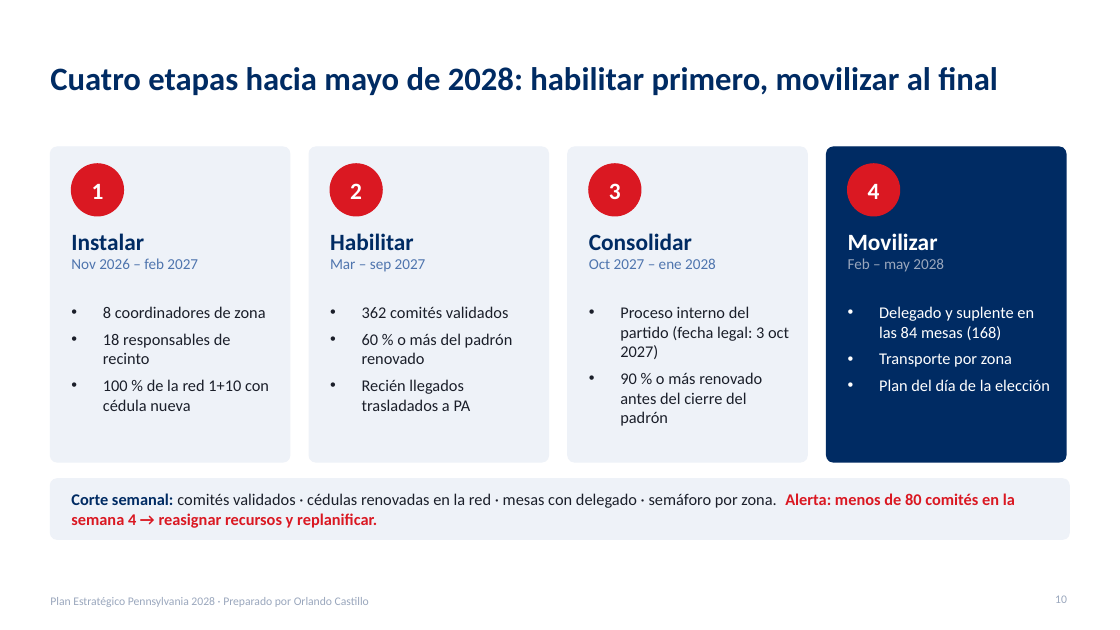
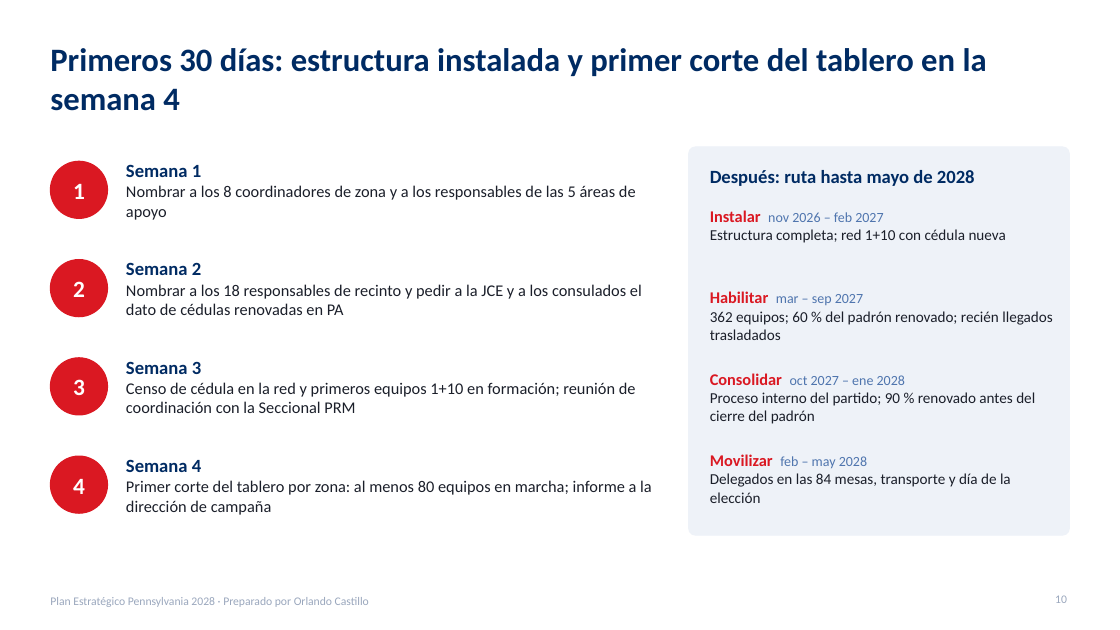
Before and after one commit to rcastillo9556/pdf-toolkit, a slide deck: slide 10 of presentaciones/Plan_Estrategico_Pennsylvania_2028.pptx. Drawn at 1120x630 pixels with LibreOffice and Linux fonts; fonts in the diff are those of the drawing. Boxes give left, top, right and bottom in pixels: in the first picture for what was removed or moved away, otherwise in the second. Text is boxed around its words. In the diff, an @@ line names an element or a change of style, - is before the commit and + after.

```diff
--- a/presentaciones/Plan_Estrategico_Pennsylvania_2028.pptx
+++ b/presentaciones/Plan_Estrategico_Pennsylvania_2028.pptx
@@ title at box(50, 48, 987, 111): text changed @@
-Cuatro etapas hacia mayo de 2028: habilitar primero, movilizar al final
+Primeros 30 días: estructura instalada y primer corte del tablero en la semana 4
@@ rounded rectangle removed at box(50, 147, 290, 462) @@
@@ rounded rectangle removed at box(309, 147, 549, 462) @@
@@ rounded rectangle: place and size @@
-rounded rectangle at box(568, 147, 807, 462)
+rounded rectangle at box(689, 147, 1070, 535)
@@ rounded rectangle at box(689, 147, 1070, 535): proportions changed @@
@@ rounded rectangle removed at box(827, 147, 1066, 462) @@
@@ text "1": place and size @@
-text "1" at box(92, 184, 104, 199)
+text "1" at box(73, 184, 85, 199)
@@ ellipse: place and size @@
-ellipse at box(71, 164, 124, 216)
+ellipse at box(50, 161, 108, 218)
@@ text added at box(126, 164, 636, 220), 14 pt, text #1B1F2A @@
+Semana 1
+Nombrar a los 8 coordinadores de zona y a los responsables de las 5 áreas de apoyo
@@ text at box(710, 170, 975, 186): text changed; size 13 to 16 pt; text colour #4F75AE to #002B63; bold on @@
-Consolidar
-Oct 2027 – ene 2028
+Después: ruta hasta mayo de 2028
@@ text "Después: ruta hasta mayo de ..." at box(710, 170, 975, 186): vertical alignment top to middle @@
@@ text removed at box(71, 233, 198, 269) @@
-Instalar
-Nov 2026 – feb 2027
@@ text removed at box(330, 233, 426, 272) @@
-Habilitar
-Mar – sep 2027
@@ text added at box(710, 210, 1006, 243), 13 pt, text #1B1F2A @@
+Instalar nov 2026 – feb 2027
+Estructura completa; red 1+10 con cédula nueva
@@ text removed at box(848, 233, 944, 272) @@
-Movilizar
-Feb – may 2028
@@ text "2": place and size @@
-text "2" at box(350, 183, 362, 199)
+text "2" at box(73, 281, 85, 297)
@@ ellipse: place and size @@
-ellipse at box(848, 164, 900, 216)
+ellipse at box(50, 260, 108, 317)
@@ text added at box(126, 262, 642, 315), 14 pt, text #1B1F2A @@
+Semana 2
+Nombrar a los 18 responsables de recinto y pedir a la JCE y a los consulados el dato de cédulas renovadas en PA
@@ text at box(710, 291, 1052, 340): text changed; size 14 to 13 pt @@
-• 362 comités validados
-• 60 % o más del padrón renovado
-• Recién llegados trasladados a PA
+Habilitar mar – sep 2027
+362 equipos; 60 % del padrón renovado; recién llegados trasladados
@@ text removed at box(103, 306, 269, 411) @@
-• 8 coordinadores de zona
-• 18 responsables de recinto
-• 100 % de la red 1+10 con cédula nueva
@@ text removed at box(879, 306, 1050, 391) @@
-• Delegado y suplente en las 84 mesas (168)
-• Transporte por zona
-• Plan del día de la elección
@@ ellipse: place and size @@
-ellipse at box(330, 164, 382, 216)
+ellipse at box(50, 358, 108, 415)
@@ text "3": place and size @@
-text "3" at box(609, 183, 621, 199)
+text "3" at box(73, 379, 85, 395)
@@ text added at box(126, 361, 636, 413), 14 pt, text #1B1F2A @@
+Semana 3
+Censo de cédula en la red y primeros equipos 1+10 en formación; reunión de coordinación con la Seccional PRM
@@ text at box(710, 373, 1035, 424): text changed; size 14 to 13 pt @@
-• Proceso interno del partido (fecha legal: 3 oct 2027)
-• 90 % o más renovado antes del cierre del padrón
+Consolidar oct 2027 – ene 2028
+Proceso interno del partido; 90 % renovado antes del cierre del padrón
@@ text "4": place and size @@
-text "4" at box(868, 184, 880, 199)
+text "4" at box(73, 479, 85, 494)
@@ ellipse: place and size @@
-ellipse at box(589, 164, 641, 216)
+ellipse at box(50, 456, 108, 513)
@@ rounded rectangle removed at box(50, 479, 1070, 539) @@
@@ text added at box(126, 459, 652, 515), 14 pt, text #1B1F2A @@
+Semana 4
+Primer corte del tablero por zona: al menos 80 equipos en marcha; informe a la dirección de campaña
@@ text added at box(710, 454, 1011, 503), 13 pt, text #1B1F2A @@
+Movilizar feb – may 2028
+Delegados en las 84 mesas, transporte y día de la elección
@@ text removed at box(71, 493, 1015, 528) @@
-Corte semanal: comités validados · cédulas renovadas en la red · mesas con delegado · semáforo por zona. Alerta: menos de 80 comités en la semana 4 → reasignar recursos y replanificar.
```
Also in this commit, not shown: 4 other slides changed, 3 slides added, 1 slide removed, 1 other file.
